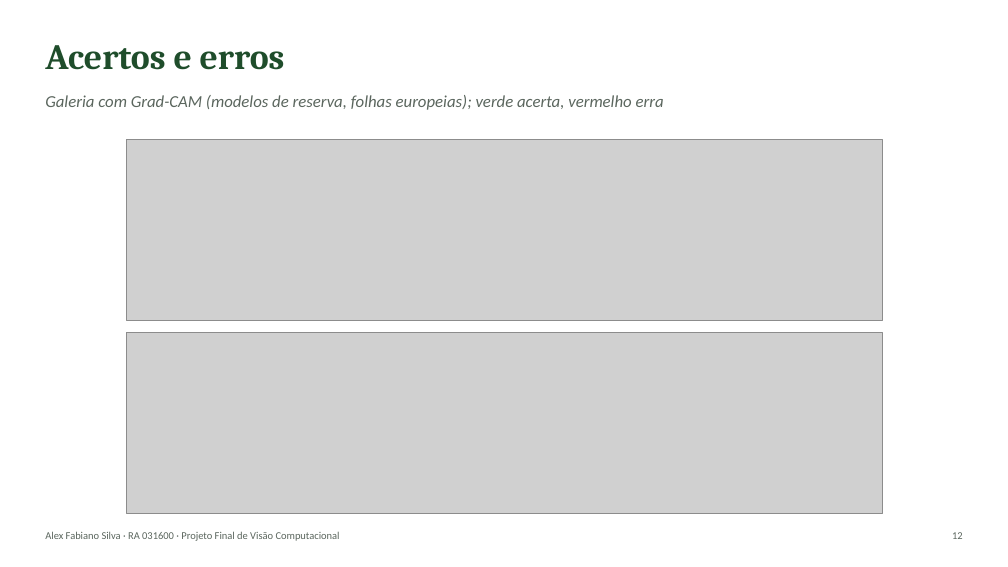
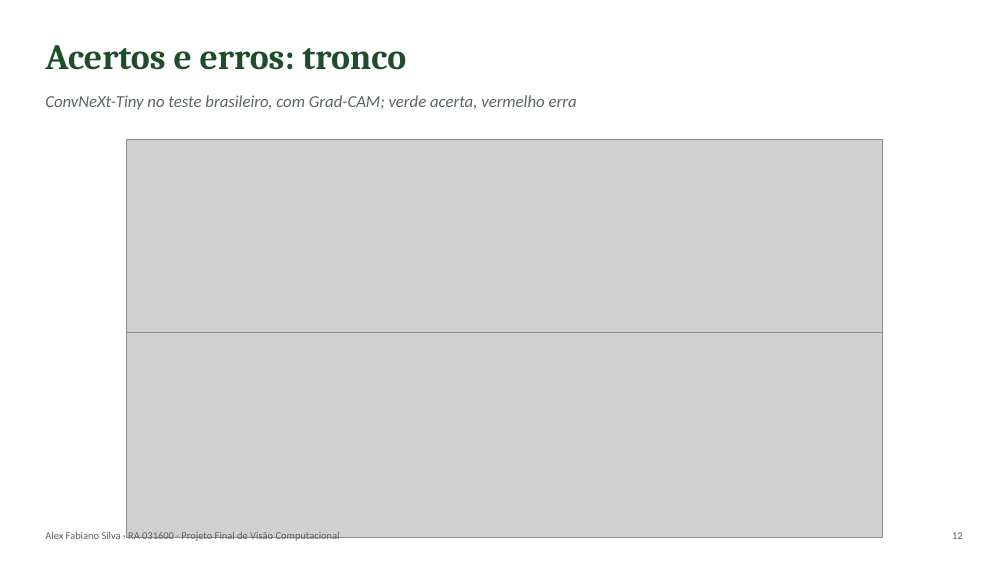
Before and after one commit to alexfabianomoc/Sistema-Interativo-de-Visao-Computacional-e-Inteligencia-Multimodal, a slide deck: slide 12 of docs/apresentacao/apresentacao.pptx. Drawn at 1008x567 pixels with LibreOffice and Linux fonts; fonts in the diff are those of the drawing; grey boxes stand for pictures. Boxes give left, top, right and bottom in pixels: in the first picture for what was removed or moved away, otherwise in the second. Text is boxed around its words. In the diff, an @@ line names an element or a change of style, - is before the commit and + after.

```diff
--- a/docs/apresentacao/apresentacao.pptx
+++ b/docs/apresentacao/apresentacao.pptx
@@ text at [45, 45, 406, 70]: text changed @@
-Acertos e erros
+Acertos e erros: tronco
@@ text at [45, 95, 577, 110]: text changed @@
-Galeria com Grad-CAM (modelos de reserva, folhas europeias); verde acerta, vermelho erra
+ConvNeXt-Tiny no teste brasileiro, com Grad-CAM; verde acerta, vermelho erra
@@ picture: place and size @@
-picture at [126, 140, 882, 321]
+picture at [126, 140, 882, 344]
@@ picture: place and size @@
-picture at [126, 333, 882, 513]
+picture at [126, 333, 882, 537]
```
Also in this commit, not shown: 4 other slides changed, 1 slide added, 13 other files.
